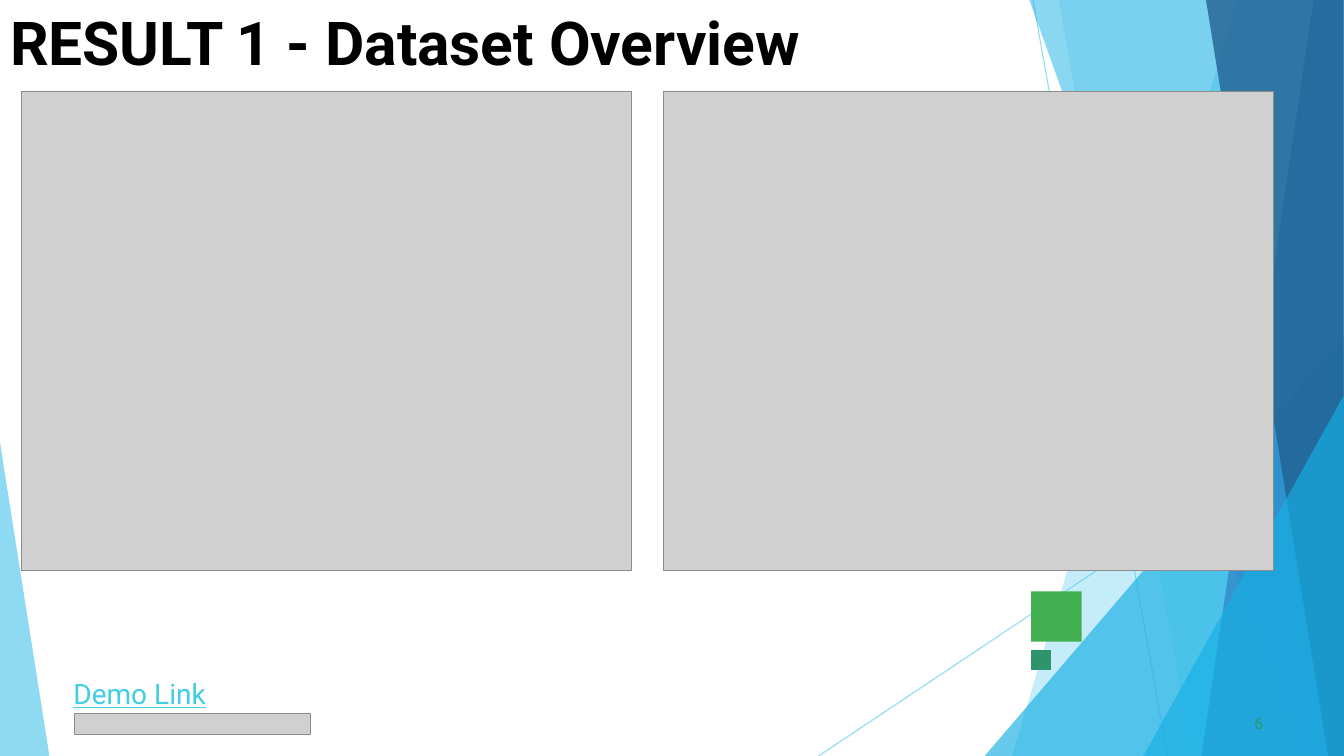
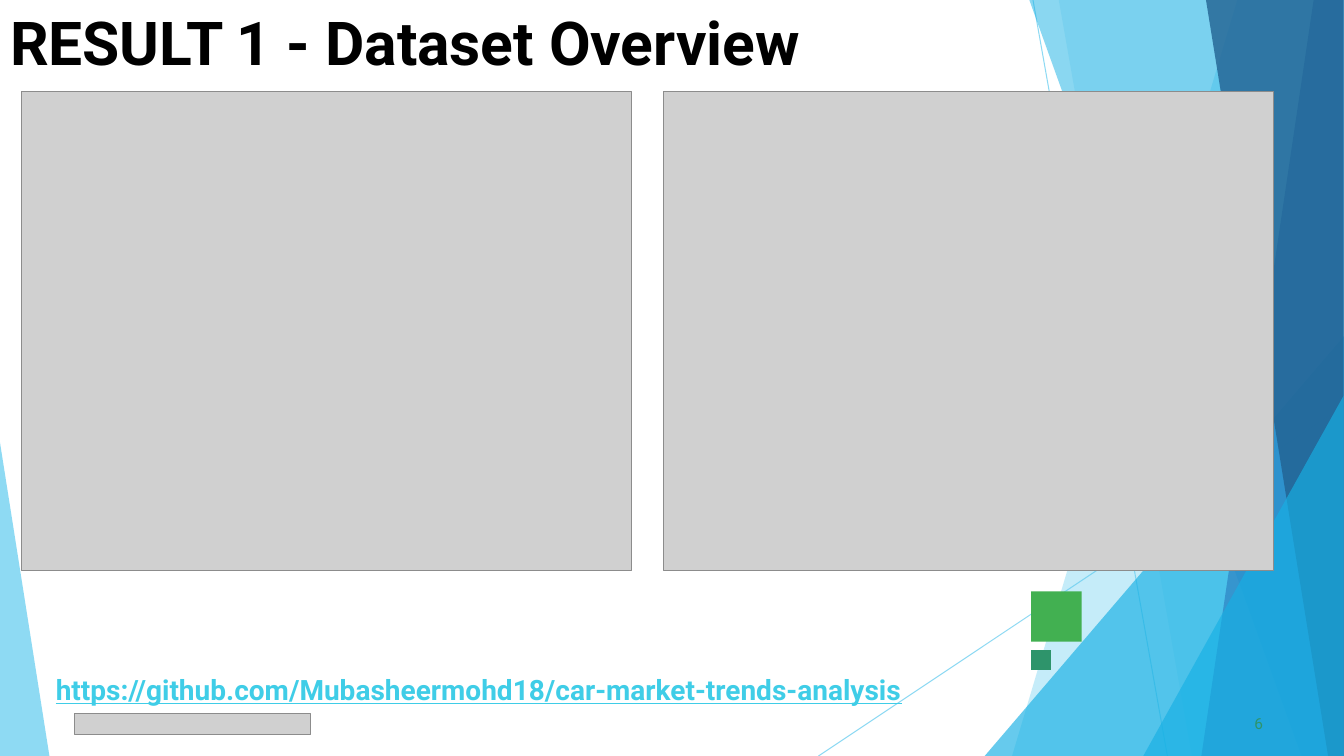
Before and after one commit to Mubasheermohd18/car-market-trends-analysis, a slide deck: slide 6 of presentation/Car_Market_Trends_Analysis.pptx. Drawn at 1344x756 pixels with LibreOffice and Linux fonts; fonts in the diff are those of the drawing; grey boxes stand for pictures. Boxes give left, top, right and bottom in pixels: in the first picture for what was removed or moved away, otherwise in the second. Text is boxed around its words. In the diff, an @@ line names an element or a change of style, - is before the commit and + after.

```diff
--- a/presentation/Car_Market_Trends_Analysis.pptx
+++ b/presentation/Car_Market_Trends_Analysis.pptx
@@ text added at (x1=56, y1=679, x2=901, y2=707), 20 pt, text #3FCDE7, bold, underline @@
+https://github.com/Mubasheermohd18/car-market-trends-analysis
@@ text removed at (x1=73, y1=683, x2=206, y2=708) @@
-Demo Link
```
Also in this commit, not shown: 4 other slides changed.
